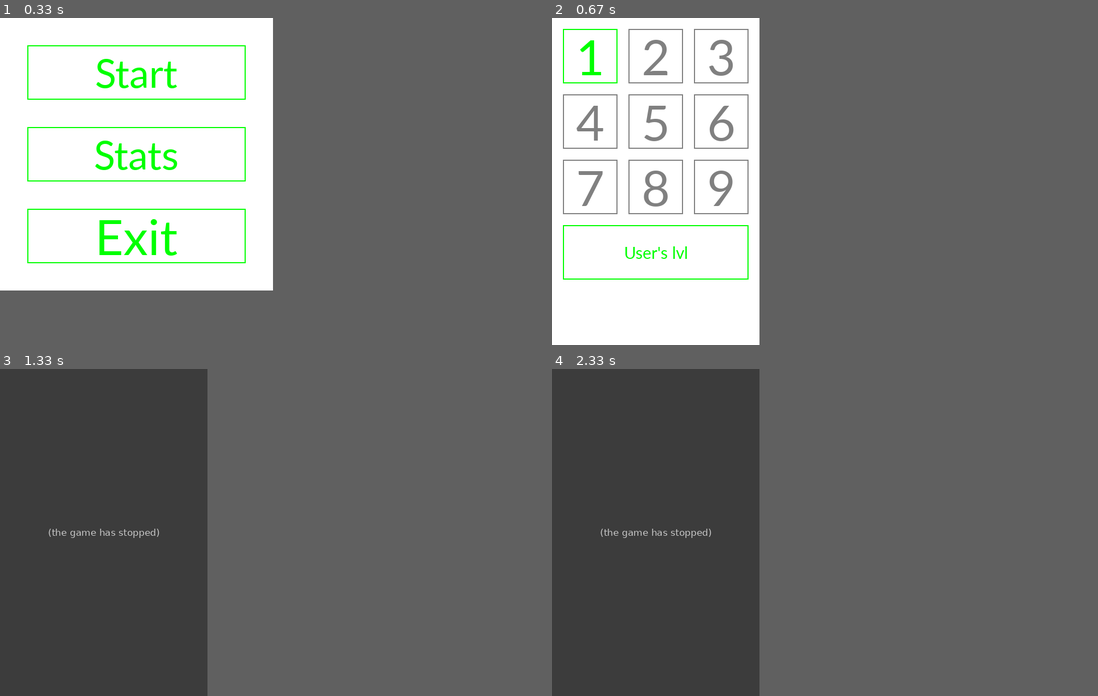
Above: before the commit, frames 1-4 (two rows, left to right).
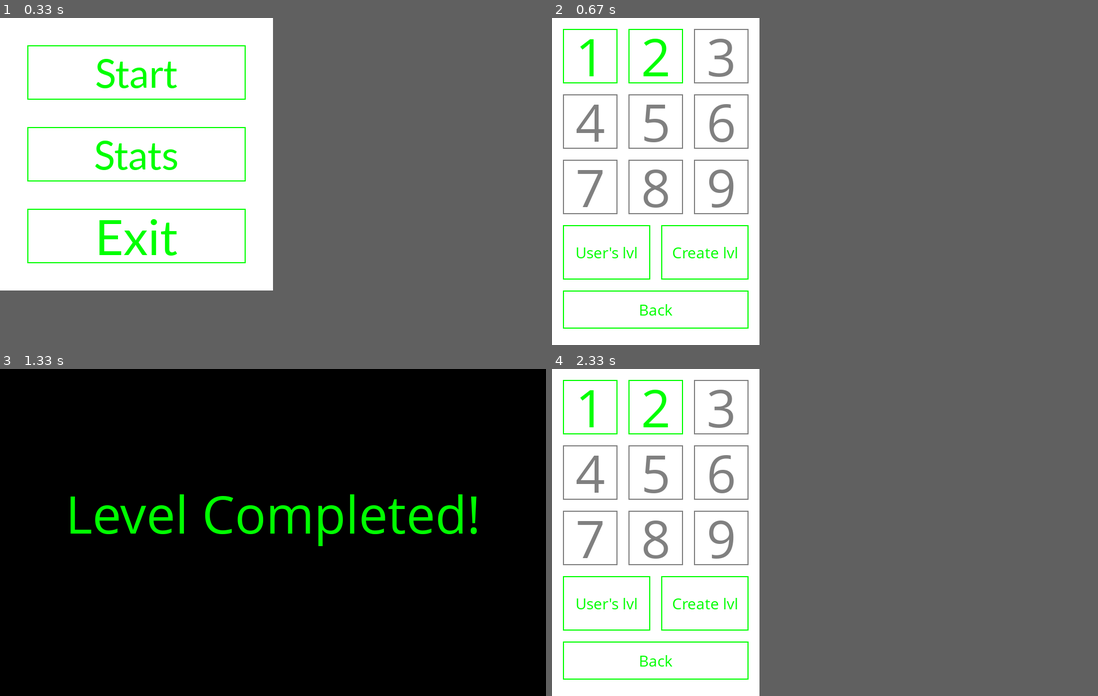
Above: after the commit, the same moments.

Repository: ramses44/PyGame_project
Game: pygame game, started from main_page.py
The game is run twice, just before and just after one commit, with the same random seed, the same clock (stepped at 60 frames per second) and the same inputs.
Inputs (mouse positions are in pixels of both pictures, inside the frame that each line leads up to):
- Up to frame 1 (0.33 s): no input
- Up to frame 2 (0.67 s): click (688, 73) at 0.38 s
- Up to frame 3 (1.33 s): click (54, 604) at 0.83 s; hold Right from 1.13 s (still down)
- Up to frame 4 (2.33 s): release Right at 1.6 s; click "Level Completed!" at 1.68 s; click (688, 424) at 2.02 s
In frame 3 the window is 380x600 before the commit and 1000x600 after it. Grey fills any space a smaller window leaves; there, only what the larger window draws over its background counts as a difference.

Frame 1 is identical in both runs. In frame 2, 2.1% of the frame differs, in the area x 2-36%, y 3-95%; in frame 3, 40%, in the area x 0-88%, y 0-100%; in frame 4, 38%.
Before the commit the program exited at 0.83 s; later frames show no game.

Commit message:
Изменен конструктор

Diff:
--- a/Maplvl.py
+++ b/Maplvl.py
@@ -1,9 +1,11 @@
 import pygame
+import sqlite3
 
 WINDOW_SIZE = 380, 600
 BACKGROUND_COLOR = (255, 255, 255)
 UNLOCKED = (0, 255, 0)
 LOCKED = [128] * 3
+TEXT_FONT_SIZE = 30
 
 
 # отрисовка кнопок
@@ -13,8 +15,12 @@
         text = i[0]
         length = i[3]
         height = i[4]
-        font_size = int(length // len(text))
-        myFont = pygame.font.SysFont("Calibri", font_size)
+        try:
+            int(text)
+            font_size = length // len(text)
+        except ValueError:
+            font_size = TEXT_FONT_SIZE
+        myFont = pygame.font.SysFont("Comic Sans MS", font_size)
         myText = myFont.render(text, 1, i[-1])
         screen.blit(myText, ((i[1] + length // 2) - myText.get_width() // 2,
                              (i[2] + height // 2) - myText.get_height() // 2))
@@ -23,17 +29,29 @@
 def choose_lvl():
     # задаю значения кнопки(текст, x, y, длинна, ширина)(можно добавить картинку кнопки, но яне нашел красивой)
     buttons = [
-        ('User\'s lvl', 20, 380, 340, 100, UNLOCKED),
-        ('1', 20, 20, 100, 100, UNLOCKED),
-        ('2', 140, 20, 100, 100, LOCKED),
-        ('3', 260, 20, 100, 100, LOCKED),
-        ('4', 20, 140, 100, 100, LOCKED),
-        ('5', 140, 140, 100, 100, LOCKED),
-        ('6', 260, 140, 100, 100, LOCKED),
-        ('7', 20, 260, 100, 100, LOCKED),
-        ('8', 140, 260, 100, 100, LOCKED),
-        ('9', 260, 260, 100, 100, LOCKED),
+        ['User\'s lvl', 20, 380, 160, 100, LOCKED],
+        ['1', 20, 20, 100, 100, LOCKED],
+        ['2', 140, 20, 100, 100, LOCKED],
+        ['3', 260, 20, 100, 100, LOCKED],
+        ['4', 20, 140, 100, 100, LOCKED],
+        ['5', 140, 140, 100, 100, LOCKED],
+        ['6', 260, 140, 100, 100, LOCKED],
+        ['7', 20, 260, 100, 100, LOCKED],
+        ['8', 140, 260, 100, 100, LOCKED],
+        ['9', 260, 260, 100, 100, LOCKED],
+        ['Create lvl', 200, 380, 160, 100, UNLOCKED],
+        ['Back', 20, 500, 340, 70, UNLOCKED]
     ]
+
+    # Делаем доступными уровни, которые есть в БД
+    con = sqlite3.connect("Map.db")
+    cur = con.cursor()
+
+    available_lvls = cur.execute("""SELECT id FROM data""").fetchall()
+
+    for num in available_lvls:
+        buttons[num[0]][-1] = UNLOCKED
+
     # создание кнопок уровней
 
     pygame.init()
@@ -55,7 +73,7 @@
                     for i in buttons:
                         if i[1] < event.pos[0] < i[1] + i[3] and i[2] < event.pos[1] < i[2] + i[4]:
                             # выбор действия при нажатии
-                            for j in range(25):
+                            for j in range(12):
                                 if i[0] == buttons[j][0]:
                                     return i[0]
 
--- a/game.py
+++ b/game.py
@@ -370,7 +370,7 @@
     """Если мы проиграли, выводится соответствующее сообщение"""
 
     is_gameover[0] = True
-    time.sleep(6)
+    time.sleep(4)
 
     platforms.empty()
     barrels.empty()
@@ -503,6 +503,7 @@
             if event.type == pygame.QUIT:
                 # Завершаем игровой цикл, если программу закрыли
                 running = False
+                break
 
             elif event.type == pygame.KEYDOWN and not is_gameover[0] and event.key == pygame.K_p:
                 # Пауза
@@ -511,7 +512,8 @@
 
             elif event.type == pygame.MOUSEBUTTONDOWN and is_gameover[0]:
                 # Выходим, если после конца игры нажали мышью
-                return
+                running = False
+                break
 
             elif enemy and not is_gameover[0]:
                 # Если персонаж существует, проверяем, нужно ли его двигать
--- a/konstruktor.py
+++ b/konstruktor.py
@@ -5,6 +5,7 @@
 BLACK = [0]*3
 BUTTON_COLOR = [0, 255, 0]
 BACKGROUND_COLOR = [255]*3
+POX = '0'
 
 
 def savemap(num, platforms, barrels, ladders, start, finish):
@@ -41,7 +42,7 @@
     con.close()
 
 
-def start(screen):
+def start(screen, load=False):
     """Функция запускающая окно коснтруктора уровней"""
 
     # Кнопка сохранения
@@ -75,6 +76,22 @@
     choosing_finish = False
     screen.fill(BACKGROUND_COLOR)
     draw_selected = lambda: None
+
+    if load:
+        map_ = bd(POX)
+
+        start_ = StartPos(poses, map_[3])
+        finish_ = FinishPos(poses, map_[4])
+
+        for i in map_[0]:
+            p = Platform(platforms, i[0])
+            p.rotate(int(i[1]))
+
+        for i in map_[1]:
+            Ladder(ladders, i)
+
+        for i in map_[2]:
+            Barrel(barrels, i)
 
     while running:  # Цикл-обработчик
         for event in pygame.event.get():
@@ -113,7 +130,7 @@
                 if btn[1] < event.pos[0] < btn[1] + btn[3] and \
                         btn[2] < event.pos[1] < btn[2] + btn[4]:
 
-                    savemap('0', platforms, barrels, ladders, start_, finish_)
+                    savemap(POX, platforms, barrels, ladders, start_, finish_)
                     running = False
                     break
 
@@ -149,9 +166,12 @@
         pygame.display.flip()
 
 
+def konstrukt():
+    screen = pygame.display.set_mode(*WINDOW_SIZE)
+    start(screen, True)
+
+
 if __name__ == "__main__":
     pygame.init()
-
-    screen = pygame.display.set_mode(*WINDOW_SIZE)
-    start(screen)
+    konstrukt()
     pygame.quit()
--- a/main_page.py
+++ b/main_page.py
@@ -1,6 +1,7 @@
 import pygame
 import Maplvl
 from menu import draw_button
+import konstruktor
 import game
 
 # Задаём все необходимые константы
@@ -27,7 +28,7 @@
 
             if event.type == pygame.QUIT:
                 # Завершаем игровой цикл, если программу закрыли
-                running = False
+                return True
 
             # отслеживание нажатий кнопки
             elif event.type == pygame.MOUSEBUTTONDOWN:
@@ -37,20 +38,25 @@
                             # выбор действия при нажатии
 
                             if i[0] == 'Start':
-                                running = False
+                                # running = False
                                 res = Maplvl.choose_lvl()
 
                                 if res == 'Back':
-                                    return True
+                                    pass
+                                elif res == 'Create lvl':
+                                    konstruktor.konstrukt()
+                                elif res == 'User\'s lvl':
+                                    game.go(0)
+                                else:
+                                    game.go(int(res))
 
                             elif i[0] == 'Stats':
                                 pass
                             elif i[0] == 'Exit':
-                                running = False
-                            pass
+                                return True
 
 
 if __name__ == '__main__':
     r = main()
-    while r:
-        r = main()
+    # while not r:
+        # r = main()
Binary file changed: Map.db
Binary file removed: images/maxresdefault.jpg
